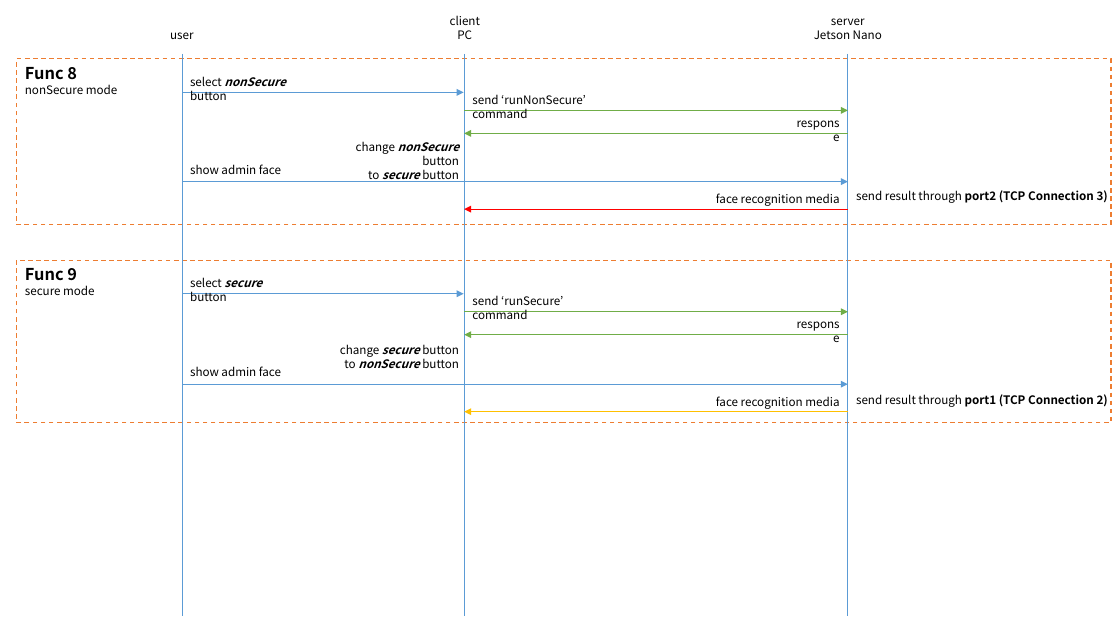
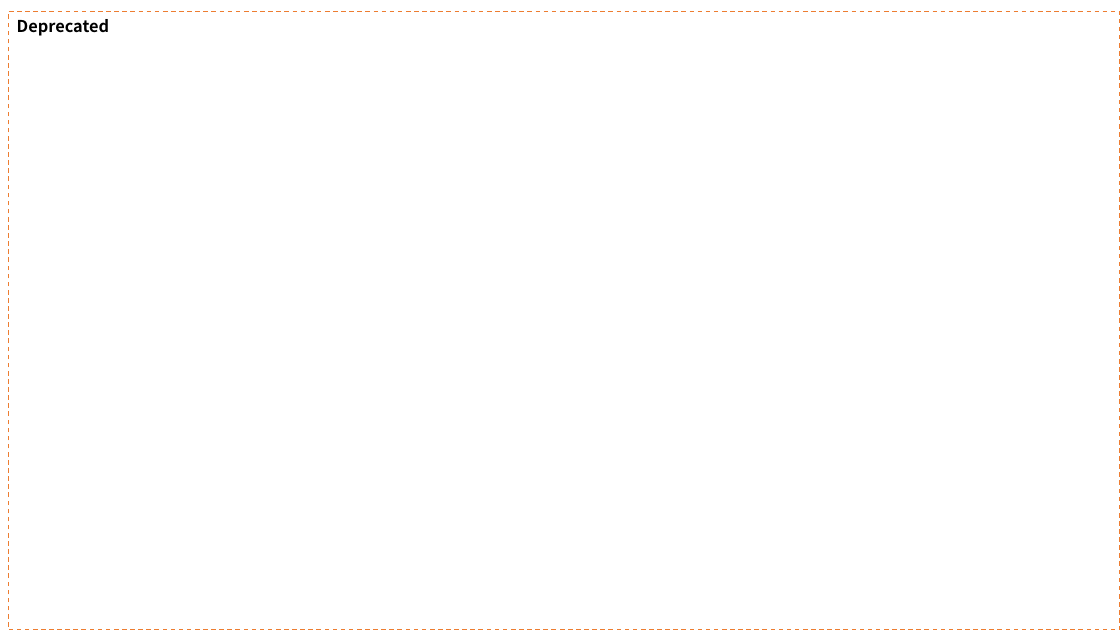
Before and after one commit to prayam/cmu_project_public_bak, a slide deck: slide 5 of docs/10_implementation/ux_and_callsequence.pptx. Drawn at 1120x630 pixels with LibreOffice and Linux fonts; fonts in the diff are those of the drawing. Boxes give left, top, right and bottom in pixels: in the first picture for what was removed or moved away, otherwise in the second. Text is boxed around its words. In the diff, an @@ line names an element or a change of style, - is before the commit and + after.

```diff
--- a/docs/10_implementation/ux_and_callsequence.pptx
+++ b/docs/10_implementation/ux_and_callsequence.pptx
@@ rectangle added at (8, 12, 1120, 630), fill #FFFFFF, outline #ED7D31 1 pt dashed, 14 pt, text #000000, bold @@
+Deprecated
@@ text removed at (450, 15, 480, 39) @@
-client
-PC
@@ text removed at (814, 18, 882, 39) @@
-server
-Jetson Nano
@@ rectangle removed at (17, 59, 1112, 224) @@
-Func 8
-nonSecure mode
@@ text removed at (170, 32, 193, 39) @@
-user
@@ line removed from (181, 54) to (181, 616) @@
@@ line removed from (465, 54) to (465, 616) @@
@@ line removed from (848, 54) to (848, 616) @@
@@ text removed at (190, 76, 285, 100) @@
-select nonSecure button
@@ arrow removed from (182, 92) to (464, 92) @@
@@ arrow removed from (465, 110) to (848, 110) @@
@@ text removed at (472, 94, 586, 118) @@
-send ‘runNonSecure’ command
@@ text removed at (783, 112, 848, 134) @@
-response
@@ text removed at (356, 141, 459, 182) @@
-change nonSecure button
-to secure button
@@ arrow removed from (848, 134) to (465, 134) @@
@@ text removed at (190, 164, 281, 174) @@
-show admin face
@@ arrow removed from (182, 181) to (848, 181) @@
@@ arrow removed from (848, 209) to (465, 209) @@
@@ text removed at (716, 193, 839, 206) @@
-face recognition media
@@ text removed at (856, 190, 1108, 203) @@
-send result through port2 (TCP Connection 3)
@@ rectangle removed at (17, 260, 1112, 423) @@
-Func 9
-secure mode
@@ arrow removed from (182, 294) to (464, 294) @@
@@ text removed at (190, 277, 262, 301) @@
-select secure button
@@ text removed at (472, 295, 563, 319) @@
-send ‘runSecure’ command
@@ arrow removed from (465, 312) to (848, 312) @@
@@ text removed at (783, 313, 848, 335) @@
-response
@@ text removed at (340, 344, 459, 368) @@
-change secure button
-to nonSecure button
@@ arrow removed from (848, 334) to (465, 334) @@
@@ arrow removed from (182, 384) to (848, 384) @@
@@ text removed at (190, 366, 281, 376) @@
-show admin face
@@ arrow removed from (848, 412) to (465, 412) @@
@@ text removed at (716, 396, 839, 409) @@
-face recognition media
@@ text removed at (856, 394, 1108, 407) @@
-send result through port1 (TCP Connection 2)
```
Also in this commit, not shown: 3 other slides changed, 1 slide added, 1 slide removed, 1 other file.
